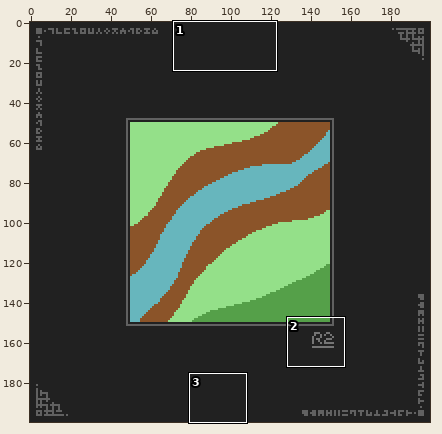
File history of a pixel-art file, works/landscape/landscape_0004.aseprite. The picture above shows the old version from afar; the outline marks the close-up.
Close-up. Before the commit:
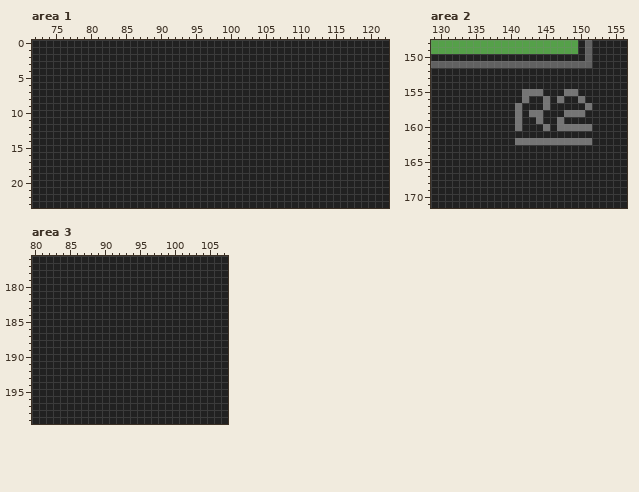
200x200 pixels, 1 frame. Shown: area 1: x 72..122, y 0..23; area 2: x 129..156, y 148..171; area 3: x 80..107, y 176..199.
Once edited:
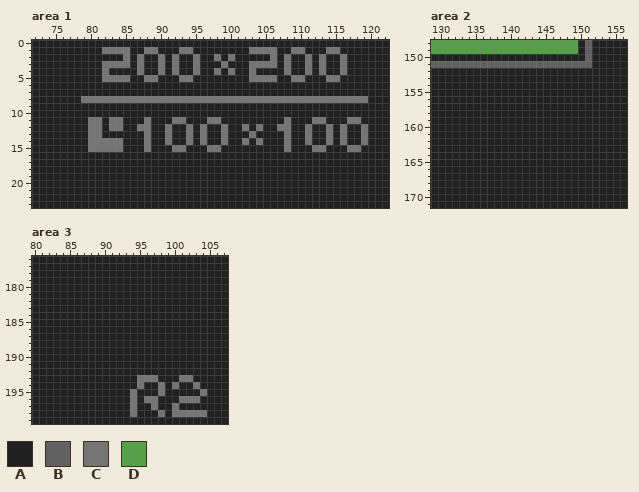
Palette (. is transparent): A #212121  B #616161  C #757575  D #55a049
From old to new:
Area 1, layer "stamp":
y 1: x 82..85 AAAA -> CCCC; x 88..89 AA -> CC; x 93..94 AA -> CC; x 103..106 AAAA -> CCCC; x 109..110 AA -> CC; x 114..115 AA -> CC
y 2: x 85 A -> C; x 87 A -> C; x 90 A -> C; x 92 A -> C; x 95 A -> C; x 98 A -> C; x 100 A -> C; x 106 A -> C; x 108 A -> C; x 111 A -> C; x 113 A -> C; x 116 A -> C
y 3: x 82..85 AAAA -> CCCC; x 87 A -> C; x 90 A -> C; x 92 A -> C; x 95 A -> C; x 99 A -> C; x 103..106 AAAA -> CCCC; x 108 A -> C; x 111 A -> C; x 113 A -> C; x 116 A -> C
y 4: x 82 A -> C; x 87 A -> C; x 90 A -> C; x 92 A -> C; x 95 A -> C; x 98 A -> C; x 100 A -> C; x 103 A -> C; x 108 A -> C; x 111 A -> C; x 113 A -> C; x 116 A -> C
y 5: x 82..85 AAAA -> CCCC; x 88..89 AA -> CC; x 93..94 AA -> CC; x 103..106 AAAA -> CCCC; x 109..110 AA -> CC; x 114..115 AA -> CC
y 8: x 79..119 AAAAAAAAAAAAAAAAAAAAAAAAAAAAAAAAAAAAAAAAA -> CCCCCCCCCCCCCCCCCCCCCCCCCCCCCCCCCCCCCCCCC
y 11: x 80..81 AA -> CC; x 83..84 AA -> CC; x 88 A -> C; x 92..93 AA -> CC; x 97..98 AA -> CC; x 108 A -> C; x 112..113 AA -> CC; x 117..118 AA -> CC
y 12: x 80..81 AA -> CC; x 83..84 AA -> CC; x 87..88 AA -> CC; x 91 A -> C; x 94 A -> C; x 96 A -> C; x 99 A -> C; x 102 A -> C; x 104 A -> C; x 107..108 AA -> CC; x 111 A -> C; x 114 A -> C; x 116 A -> C; x 119 A -> C
y 13: x 80..81 AA -> CC; x 88 A -> C; x 91 A -> C; x 94 A -> C; x 96 A -> C; x 99 A -> C; x 103 A -> C; x 108 A -> C; x 111 A -> C; x 114 A -> C; x 116 A -> C; x 119 A -> C
y 14: x 80..84 AAAAA -> CCCCC; x 88 A -> C; x 91 A -> C; x 94 A -> C; x 96 A -> C; x 99 A -> C; x 102 A -> C; x 104 A -> C; x 108 A -> C; x 111 A -> C; x 114 A -> C; x 116 A -> C; x 119 A -> C
y 15: x 80..84 AAAAA -> CCCCC; x 88 A -> C; x 92..93 AA -> CC; x 97..98 AA -> CC; x 108 A -> C; x 112..113 AA -> CC; x 117..118 AA -> CC
Area 2, layer "stamp":
y 155: x 142..144 CCC -> AAA; x 148..149 CC -> AA
y 156: x 142 C -> A; x 145 C -> A; x 147 C -> A; x 150 C -> A
y 157: x 141 C -> A; x 145 C -> A; x 151 C -> A
y 158: x 141 C -> A; x 143..144 CC -> AA; x 148..150 CCC -> AAA
y 159: x 141 C -> A; x 144 C -> A; x 147 C -> A
y 160: x 141 C -> A; x 145 C -> A; x 147..151 CCCCC -> AAAAA
y 162: x 141..151 CCCCCCCCCCC -> AAAAAAAAAAA
Area 3, layer "stamp":
y 193: x 95..97 AAA -> CCC; x 101..102 AA -> CC
y 194: x 95 A -> C; x 98 A -> C; x 100 A -> C; x 103 A -> C
y 195: x 94 A -> C; x 98 A -> C; x 104 A -> C
y 196: x 94 A -> C; x 96..97 AA -> CC; x 101..103 AAA -> CCC
y 197: x 94 A -> C; x 97 A -> C; x 100 A -> C
y 198: x 94 A -> C; x 98 A -> C; x 100..104 AAAAA -> CCCCC
Where, in picture pixels (left, top, right, bottom), the same in both close-ups:
changed: (81, 47, 368, 152)
changed: (515, 89, 592, 145)
changed: (130, 375, 207, 417)
